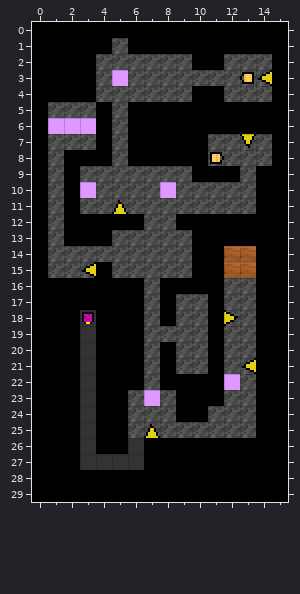
Tiled map, stored at data/map/cave_sub1.tmx. Above: the version before the commit.
Cells are 8x8 px. Shown: x 0..15, y 0..29.
After the commit:
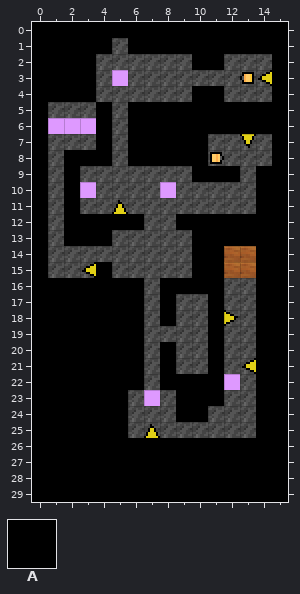
Key: from "cave-temp": A 1.
_ is an empty cell, . an unchanged one.
Tiles of an added or newly shown layer are drawn over the layers below it.
What changed:
--- layer "Shadow" (now shown)
@@ x 3..6 @@
-18 _...
-19 _...
-20 _...
-21 _...
-22 _...
-23 _...
-24 _...
-25 _...
-26 _.._
-27 ____
+18 A...
+19 A...
+20 A...
+21 A...
+22 A...
+23 A...
+24 A...
+25 A...
+26 A..A
+27 AAAA
Where, in picture pixels (left, top, right, bottom), the same in both pictures:
added: (80, 310, 144, 470)
